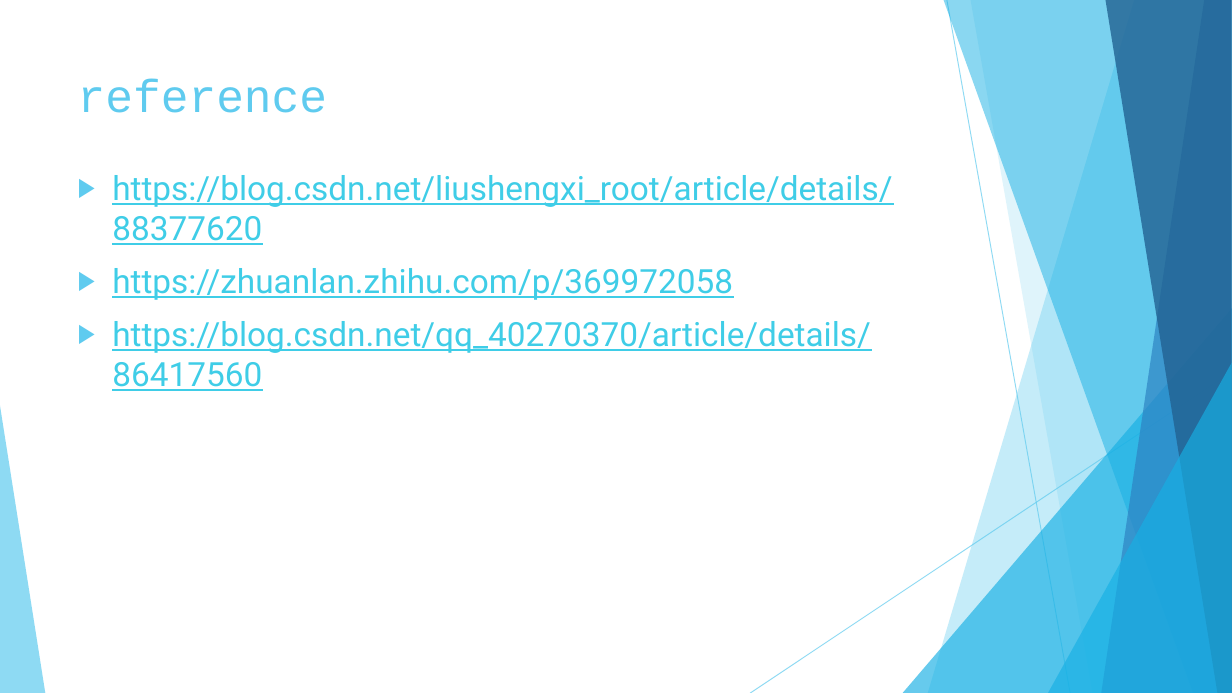
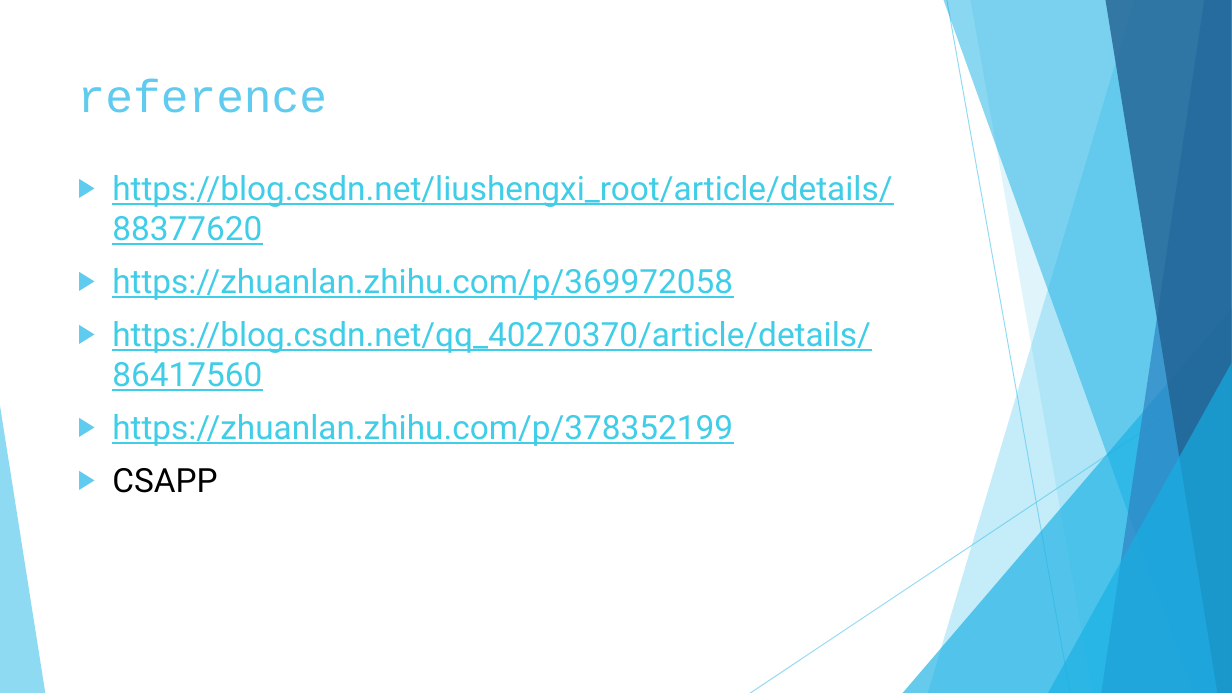
Before and after one commit to rcore-os/mem_malloc_subsystem, a slide deck: slide 24 of slides/week8.pptx (slide 23 before the commit). Drawn at 1232x693 pixels with LibreOffice and Linux fonts; fonts in the diff are those of the drawing. Boxes give left, top, right and bottom in pixels: in the first picture for what was removed or moved away, otherwise in the second. Text is boxed around its words. In the diff, an @@ line names an element or a change of style, - is before the commit and + after.

```diff
--- a/slides/week8.pptx
+++ b/slides/week8.pptx
@@ text at (x1=112, y1=414, x2=733, y2=493): paragraphs added @@
+▶ https://zhuanlan.zhihu.com/p/378352199
+▶ CSAPP
```
Also in this commit, not shown: 1 other slide changed, 1 slide added.
